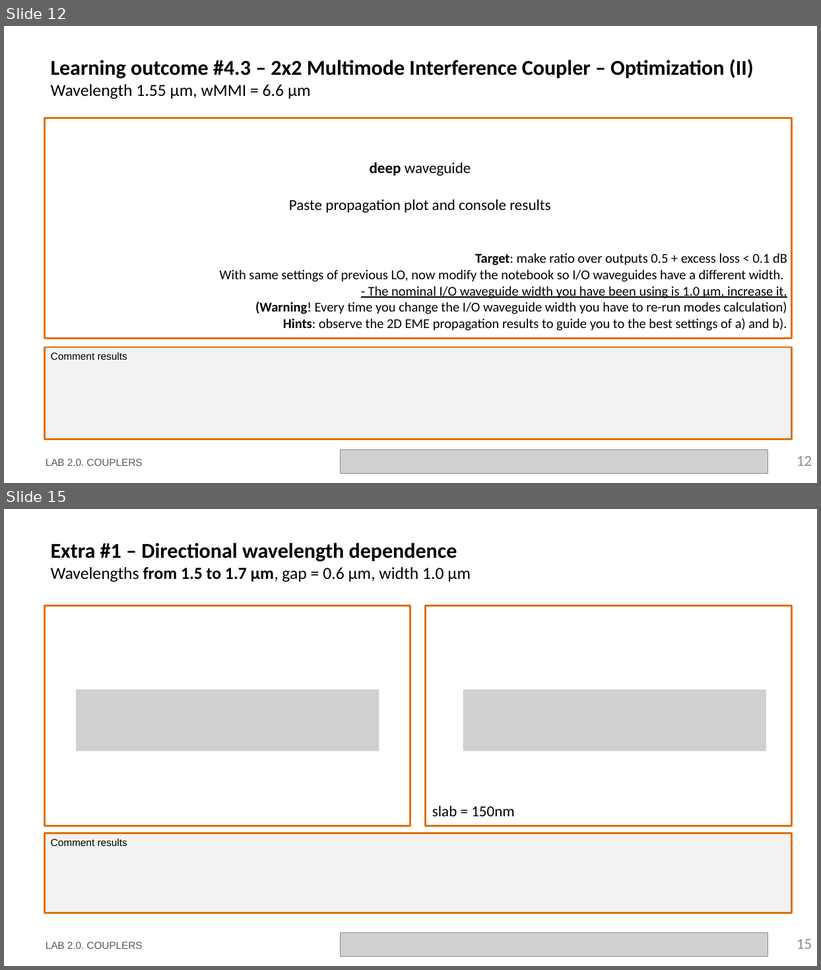
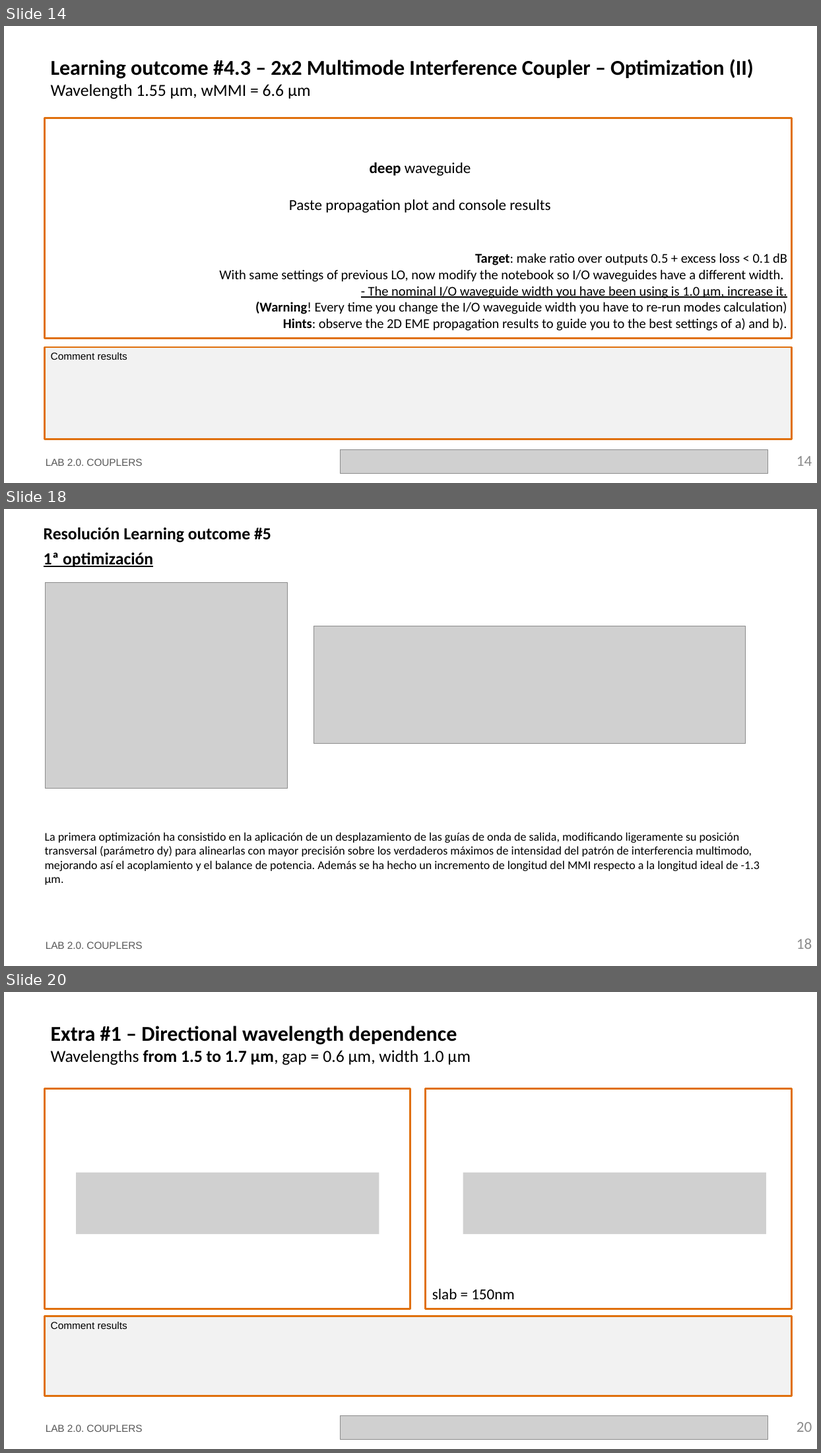
Before and after one commit to snacmuo/pic-upv-lab2, a slide deck: LabBook_20.pptx. Shown one above the other, each under a label of ours: slides 12 and 15 before the commit, slides 14, 18 and 20 after it; the slides between them are not shown. The pictures are 821x970 and 821x1453 pixels, drawn with LibreOffice and Linux fonts; fonts in the diff are those of the drawing; grey boxes stand for pictures; background and template pictures are left out. Boxes give left, top, right and bottom in pixels: in the first picture for what was removed or moved away, otherwise in the second. Text is boxed around its words. In the diff, an @@ line names an element or a change of style, - is before the commit and + after.

```diff
--- a/LabBook_20.pptx
+++ b/LabBook_20.pptx
@@ slide 18 added at (x1=4, y1=509, x2=817, y2=966), background #FFFFFF @@
@@ title added at (x1=44, y1=527, x2=271, y2=543), 20 pt, text #000000, bold @@
+Resolución Learning outcome #5
@@ text added at (x1=44, y1=553, x2=153, y2=567), 20 pt, text #000000, bold, underline @@
+1ª optimización
@@ picture added at (x1=45, y1=583, x2=287, y2=788) @@
@@ picture added at (x1=314, y1=626, x2=745, y2=744) @@
@@ text added at (x1=45, y1=832, x2=760, y2=885), 14 pt, text #000000 @@
+La primera optimización ha consistido en la aplicación de un desplazamiento de las guías de onda de salida, modificando ligeramente su posición transversal (parámetro dy) para alinearlas con mayor precisión sobre los verdaderos máximos de intensidad del patrón de interferencia multimodo, mejorando así el acoplamiento y el balance de potencia. Además se ha hecho un incremento de longitud del MMI respecto a la longitud ideal de -1.3 µm.
@@ text added at (x1=46, y1=942, x2=142, y2=949), 12 pt, text #585858 @@
+LAB 2.0. COUPLERS
@@ page number added at (x1=797, y1=939, x2=812, y2=949), 18 pt, text #8C8C8C @@
+18
@@ what was slide 12 is now slide 14 @@
@@ page number at (x1=797, y1=456, x2=812, y2=466): text changed @@
-12
+14
@@ what was slide 15 is now slide 20 @@
@@ page number at (x1=797, y1=1422, x2=812, y2=1432): text changed @@
-15
+20
```
Also in this commit, not shown: 5 slides changed, 4 other slides added, 1 other file.
